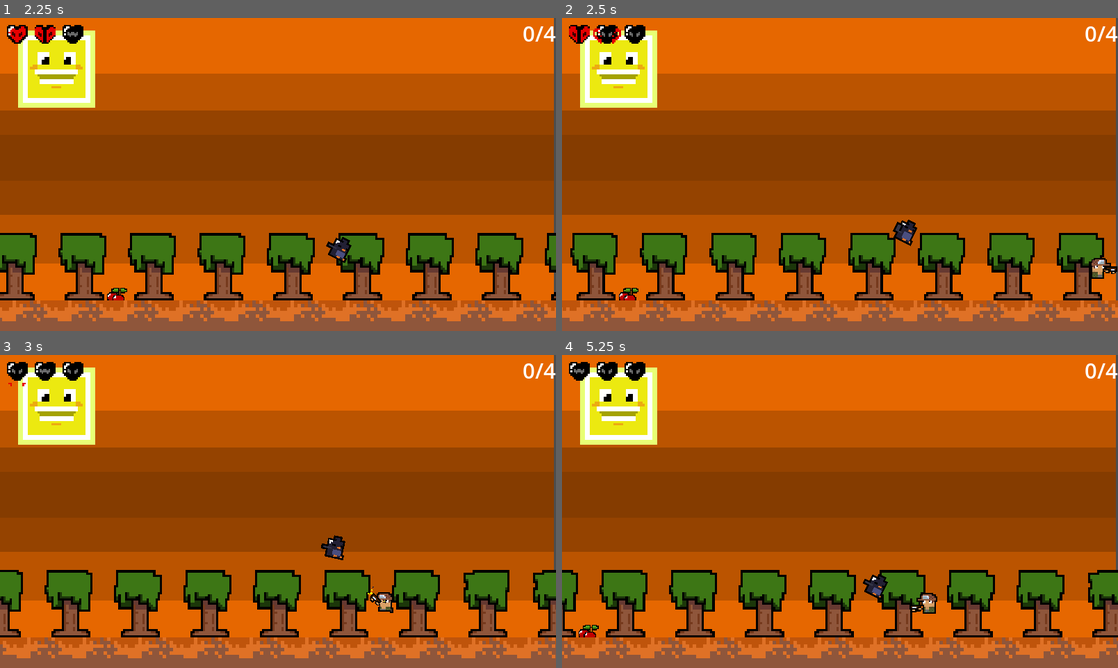
Above: before the commit, frames 1-4 (two rows, left to right).
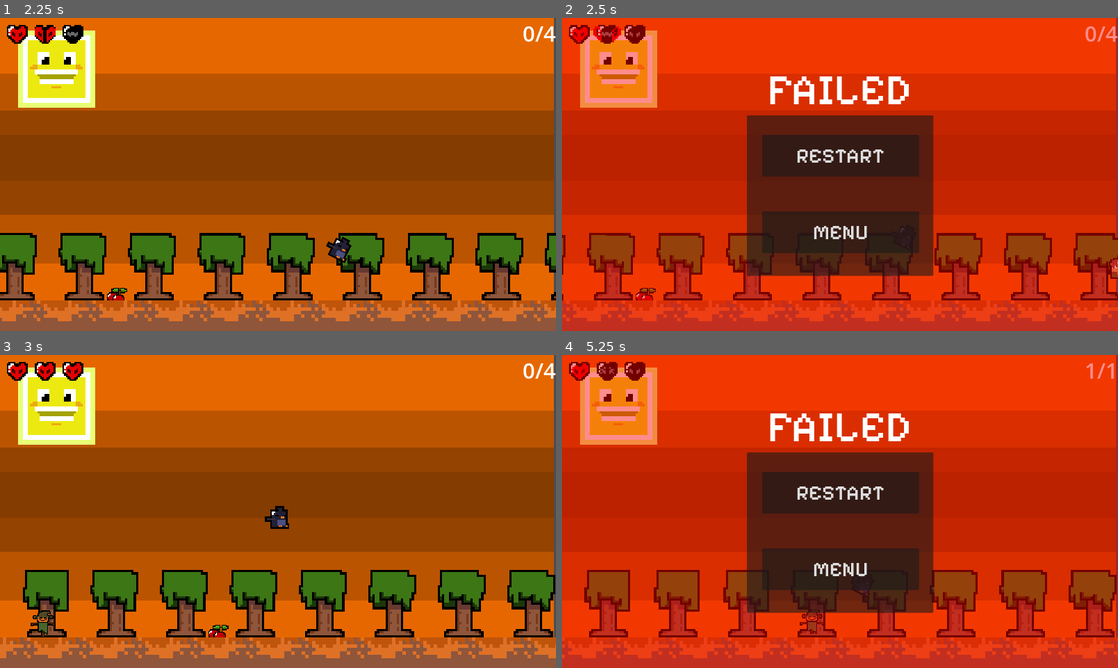
Above: after the commit, the same moments.

Repository: pochoco24/wild-jam-62
Game: Godot game, scene res://Scenes/ui_menu.tscn
Two runs of this game, one before a commit and one after it. Both use one fixed random seed, a clock stepped at 60 frames per second and the inputs below.
Inputs (mouse positions are in pixels of both pictures, inside the frame that each line leads up to):
- Up to frame 1 (2.25 s): click (278, 212) at 0.5 s; hold D (right) from 1.28 s (still down); tap \ (test) at 1.35, 2.1 s; tap W (flap) at 1.52, 1.82 s
- Up to frame 2 (2.5 s): keep holding D (right); tap W (flap) at 2.27 s
- Up to frame 3 (3 s): tap W (flap) at 2.57 s; release D (right) at 2.75 s; click (278, 492) at 2.75 s, where only the run after the commit has a clickable "RESTART"
- Up to frame 4 (5.25 s): hold A (left) 3.53-4.28 s; tap \ (test) at 3.6, 4.35, 5.1 s; hold D (right) from 4.28 s (still down); tap W (flap) at 4.52, 4.82 s

Frame 1 is identical in both runs. In frame 2, 100% of the frame differs, in the area x 0-100%, y 0-100%; in frame 3, 20%; in frame 4, 100%.

Commit message:
Made menu, failed screen and pause screen

Diff:
--- a/Scenes/Game.tscn
+++ b/Scenes/Game.tscn
@@ -13,6 +13,7 @@
 [ext_resource type="Texture2D" uid="uid://b4dy8b0f3radq" path="res://Images/background_tree.png" id="8_62yag"]
 [ext_resource type="Texture2D" uid="uid://lu8qckn7cug4" path="res://Images/background_floor2.png" id="8_t8cj2"]
 [ext_resource type="PackedScene" uid="uid://csqe6ncspknhp" path="res://Scenes/shoot_farmer.tscn" id="9_43ace"]
+[ext_resource type="PackedScene" uid="uid://c25o2jmd32yfq" path="res://Scenes/ui.tscn" id="14_fbeln"]
 
 [sub_resource type="CircleShape2D" id="CircleShape2D_gqnrc"]
 radius = 28.1114
@@ -362,5 +363,8 @@
 [node name="ShootFarmer" parent="." instance=ExtResource("9_43ace")]
 position = Vector2(1632, 500)
 
+[node name="ui" parent="." instance=ExtResource("14_fbeln")]
+unique_name_in_owner = true
+
 [connection signal="body_entered" from="Player/Crop Pickup Area" to="Player" method="_on_crop_pickup_area_body_entered"]
 [connection signal="animation_finished" from="Player/AnimatedSprite2D" to="Player" method="_on_animated_sprite_2d_animation_finished"]
--- /dev/null
+++ b/Scenes/ui.tscn
@@ -0,0 +1,155 @@
+[gd_scene load_steps=3 format=3 uid="uid://c25o2jmd32yfq"]
+
+[ext_resource type="FontFile" uid="uid://bsl5qvppa4cqg" path="res://PixelifySans-Medium.ttf" id="1_0pst2"]
+[ext_resource type="Script" path="res://Scripts/ui.gd" id="1_aaoh5"]
+
+[node name="ui" type="CanvasLayer"]
+process_mode = 3
+layer = 2
+script = ExtResource("1_aaoh5")
+
+[node name="pause" type="CanvasLayer" parent="."]
+layer = 2
+
+[node name="ui" type="ColorRect" parent="pause"]
+visible = false
+anchors_preset = 15
+anchor_right = 1.0
+anchor_bottom = 1.0
+grow_horizontal = 2
+grow_vertical = 2
+color = Color(0, 0, 0, 0.45098)
+
+[node name="title" type="Label" parent="pause/ui"]
+layout_mode = 1
+anchors_preset = 5
+anchor_left = 0.5
+anchor_right = 0.5
+offset_left = -175.5
+offset_right = 175.5
+offset_bottom = 160.0
+grow_horizontal = 2
+theme_override_fonts/font = ExtResource("1_0pst2")
+theme_override_font_sizes/font_size = 100
+text = "PAUSED"
+
+[node name="Panel" type="Panel" parent="pause/ui"]
+layout_mode = 1
+anchors_preset = 8
+anchor_left = 0.5
+anchor_top = 0.5
+anchor_right = 0.5
+anchor_bottom = 0.5
+offset_left = -214.5
+offset_top = -239.5
+offset_right = 214.5
+offset_bottom = 273.5
+grow_horizontal = 2
+grow_vertical = 2
+
+[node name="VBoxContainer" type="VBoxContainer" parent="pause/ui/Panel"]
+layout_mode = 1
+anchors_preset = 15
+anchor_right = 1.0
+anchor_bottom = 1.0
+offset_left = 33.0
+offset_top = 29.0
+offset_right = -35.0
+offset_bottom = -68.0
+grow_horizontal = 2
+grow_vertical = 2
+theme_override_constants/separation = 30
+
+[node name="restart" type="Button" parent="pause/ui/Panel/VBoxContainer"]
+layout_mode = 2
+size_flags_vertical = 3
+theme_override_fonts/font = ExtResource("1_0pst2")
+theme_override_font_sizes/font_size = 50
+text = "RESTART"
+
+[node name="continue" type="Button" parent="pause/ui/Panel/VBoxContainer"]
+layout_mode = 2
+size_flags_vertical = 3
+theme_override_fonts/font = ExtResource("1_0pst2")
+theme_override_font_sizes/font_size = 50
+text = "CONTINUE"
+
+[node name="menu" type="Button" parent="pause/ui/Panel/VBoxContainer"]
+layout_mode = 2
+size_flags_vertical = 3
+theme_override_fonts/font = ExtResource("1_0pst2")
+theme_override_font_sizes/font_size = 50
+text = "MENU"
+
+[node name="failed" type="CanvasLayer" parent="."]
+layer = 2
+
+[node name="ui" type="ColorRect" parent="failed"]
+visible = false
+anchors_preset = 15
+anchor_right = 1.0
+anchor_bottom = 1.0
+grow_horizontal = 2
+grow_vertical = 2
+color = Color(1, 0, 0, 0.45098)
+
+[node name="title" type="Label" parent="failed/ui"]
+layout_mode = 1
+anchors_preset = 5
+anchor_left = 0.5
+anchor_right = 0.5
+offset_left = -165.0
+offset_top = 104.0
+offset_right = 165.0
+offset_bottom = 264.0
+grow_horizontal = 2
+theme_override_fonts/font = ExtResource("1_0pst2")
+theme_override_font_sizes/font_size = 100
+text = "FAILED"
+
+[node name="Panel" type="Panel" parent="failed/ui"]
+layout_mode = 1
+anchors_preset = 8
+anchor_left = 0.5
+anchor_top = 0.5
+anchor_right = 0.5
+anchor_bottom = 0.5
+offset_left = -214.0
+offset_top = -136.0
+offset_right = 215.0
+offset_bottom = 233.0
+grow_horizontal = 2
+grow_vertical = 2
+
+[node name="VBoxContainer" type="VBoxContainer" parent="failed/ui/Panel"]
+layout_mode = 1
+anchors_preset = 15
+anchor_right = 1.0
+anchor_bottom = 1.0
+offset_left = 34.5
+offset_top = 44.5
+offset_right = -33.5
+offset_bottom = -52.5
+grow_horizontal = 2
+grow_vertical = 2
+theme_override_constants/separation = 80
+
+[node name="restart2" type="Button" parent="failed/ui/Panel/VBoxContainer"]
+layout_mode = 2
+size_flags_vertical = 3
+theme_override_fonts/font = ExtResource("1_0pst2")
+theme_override_font_sizes/font_size = 50
+text = "RESTART"
+
+[node name="menu2" type="Button" parent="failed/ui/Panel/VBoxContainer"]
+layout_mode = 2
+size_flags_vertical = 3
+theme_override_fonts/font = ExtResource("1_0pst2")
+theme_override_font_sizes/font_size = 50
+text = "MENU"
+
+[connection signal="pressed" from="pause/ui/Panel/VBoxContainer/restart" to="." method="_on_restart_pressed"]
+[connection signal="pressed" from="pause/ui/Panel/VBoxContainer/continue" to="." method="_on_continue_pressed"]
+[connection signal="pressed" from="pause/ui/Panel/VBoxContainer/menu" to="." method="_on_menu_pressed"]
+[connection signal="pressed" from="failed/ui/Panel/VBoxContainer/restart2" to="." method="_on_restart_2_pressed"]
+[connection signal="pressed" from="failed/ui/Panel/VBoxContainer/menu2" to="." method="_on_menu_2_pressed"]
--- a/Scripts/Player.gd
+++ b/Scripts/Player.gd
@@ -52,6 +52,7 @@
 
 	if hearts == 0:
 		print("You lose")
+		%ui.failed()
 
 func _on_crop_pickup_area_body_entered(body):
 
--- /dev/null
+++ b/Scripts/ui.gd
@@ -0,0 +1,39 @@
+extends CanvasLayer
+
+var fail_screen = false
+
+func _unhandled_input(event):
+	if event.is_action_released("esc") and fail_screen == false:
+		get_tree().paused = true
+		$pause/ui.show()
+
+
+func _on_restart_pressed():
+	print("???")
+	get_tree().paused = false
+	get_tree().reload_current_scene()
+
+func _on_continue_pressed():
+	print("pressed")
+	get_tree().paused = false
+	$pause/ui.hide()
+
+func _on_menu_pressed():
+	get_tree().paused = false
+	get_tree().change_scene_to_file("res://Scenes/ui_menu.tscn")
+
+func failed():
+	fail_screen = true
+	get_tree().paused = true
+	$failed/ui.show()
+
+
+func _on_restart_2_pressed():
+	fail_screen = false
+	get_tree().paused = false
+	get_tree().reload_current_scene()
+
+func _on_menu_2_pressed():
+	fail_screen = false
+	get_tree().paused = false
+	get_tree().change_scene_to_file("res://Scenes/ui_menu.tscn")
--- a/project.godot
+++ b/project.godot
@@ -47,6 +47,11 @@
 "events": [Object(InputEventKey,"resource_local_to_scene":false,"resource_name":"","device":-1,"window_id":0,"alt_pressed":false,"shift_pressed":false,"ctrl_pressed":false,"meta_pressed":false,"pressed":false,"keycode":0,"physical_keycode":92,"key_label":0,"unicode":92,"echo":false,"script":null)
 ]
 }
+esc={
+"deadzone": 0.5,
+"events": [Object(InputEventKey,"resource_local_to_scene":false,"resource_name":"","device":-1,"window_id":0,"alt_pressed":false,"shift_pressed":false,"ctrl_pressed":false,"meta_pressed":false,"pressed":false,"keycode":0,"physical_keycode":4194305,"key_label":0,"unicode":0,"echo":false,"script":null)
+]
+}
 
 [layer_names]
 
Binary file added: PixelifySans-Medium.ttf
Not shown, added: PixelifySans-Medium.ttf.import
Not shown: 1 places in Scenes/Game.tscn that only renumber resources
